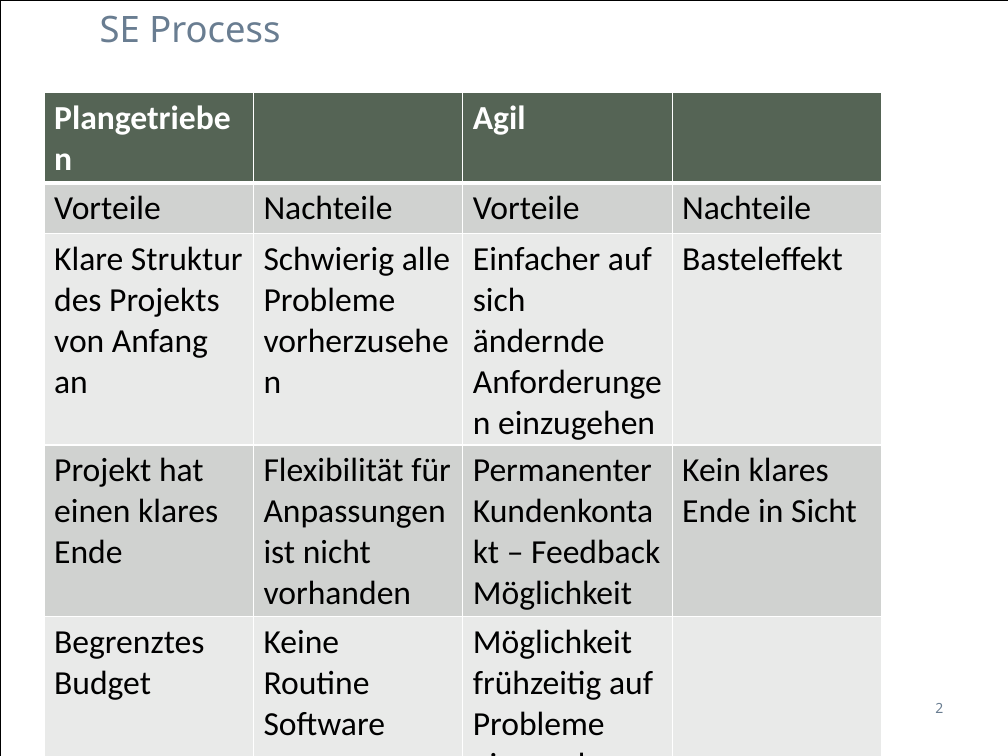
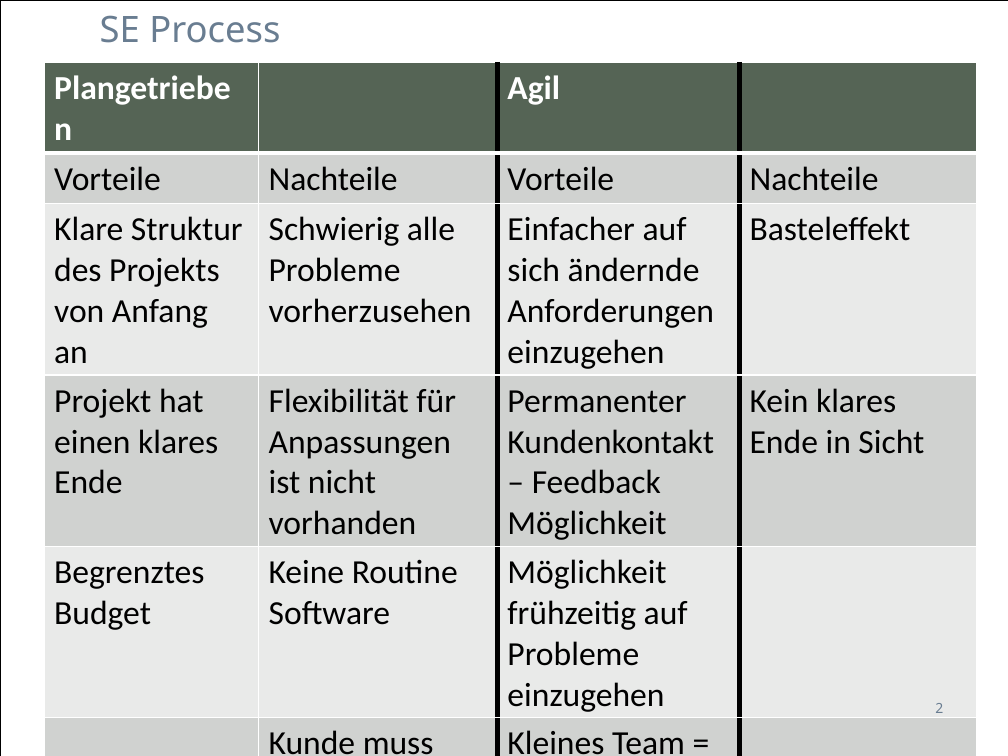
Before and after one commit to zyssm4/ch.bfh.btx8081.w2015.red, a slide deck: slide 2 of doc/Task02/Task02.pptx. Drawn at 1008x756 pixels with LibreOffice and Linux fonts; fonts in the diff are those of the drawing. Boxes give left, top, right and bottom in pixels: in the first picture for what was removed or moved away, otherwise in the second. Text is boxed around its words. In the diff, an @@ line names an element or a change of style, - is before the commit and + after.

```diff
--- a/doc/Task02/Task02.pptx
+++ b/doc/Task02/Task02.pptx
@@ table at <box>44,62,977,756</box> @@
-row 7:  |  |  | 
-row 8:  |  |  | 
@@ table: place and size @@
-table at <box>44,92,883,756</box>
+table at <box>44,62,977,756</box>
```
